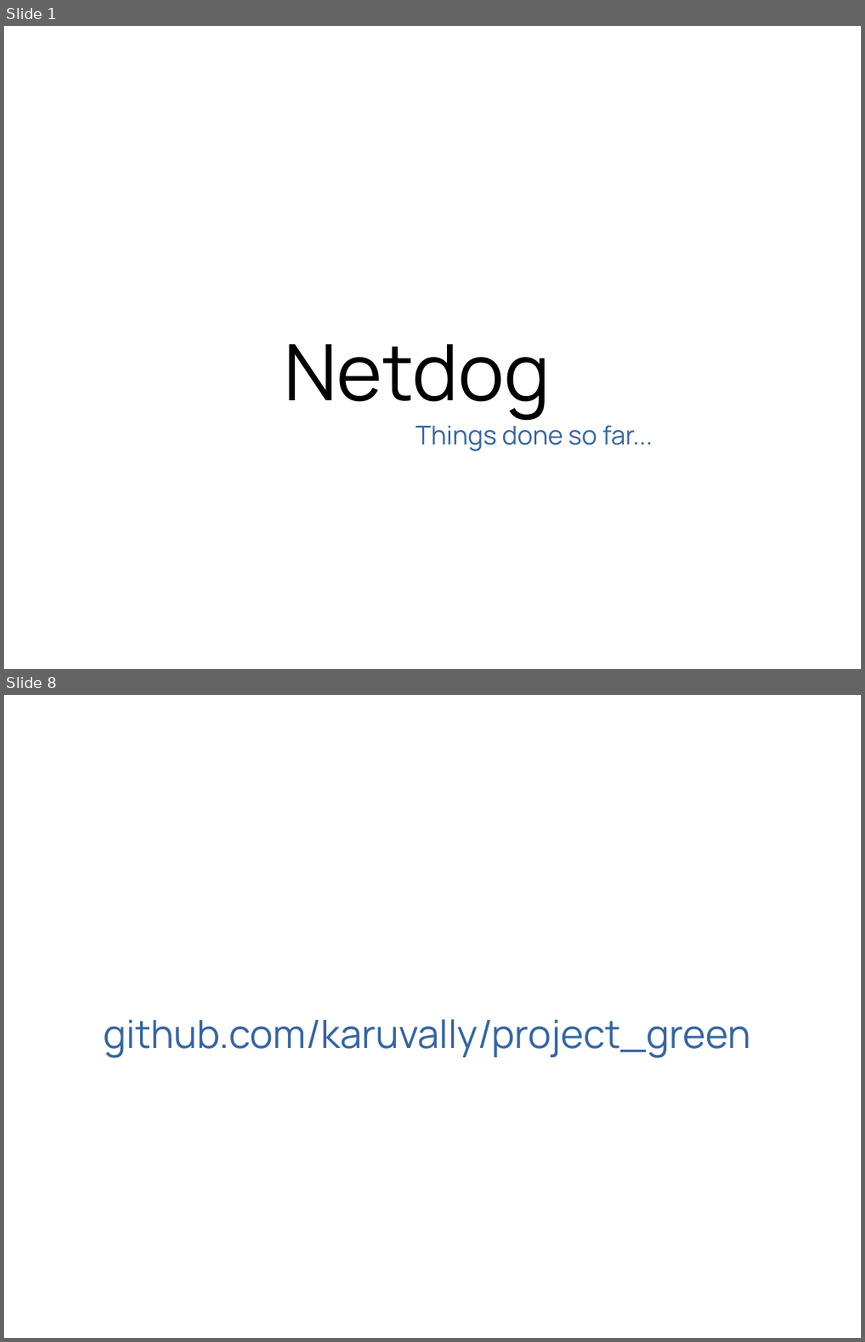
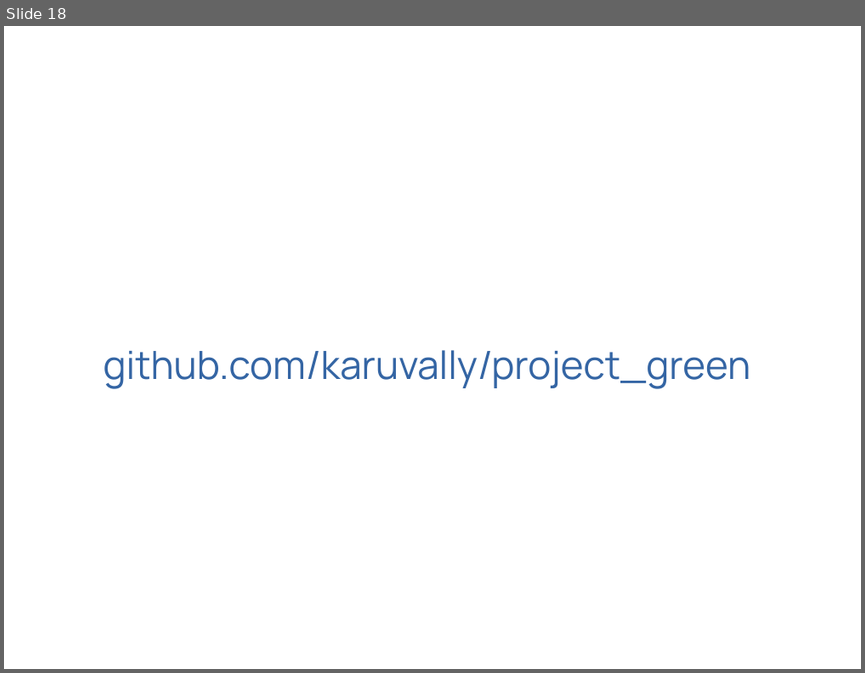
Before and after one commit to karuvally/project_green, a slide deck: docs/phase_ii/slides/review_iii.odp. Shown one above the other, each under a label of ours: slides 1 and 8 before the commit, slide 18 after it; the slides between them are not shown. The pictures are 865x1342 and 865x673 pixels, drawn with LibreOffice and Linux fonts; fonts in the diff are those of the drawing. Boxes give left, top, right and bottom in pixels: in the first picture for what was removed or moved away, otherwise in the second. Text is boxed around its words. In the diff, an @@ line names an element or a change of style, - is before the commit and + after.

```diff
--- a/docs/phase_ii/slides/review_iii.odp
+++ b/docs/phase_ii/slides/review_iii.odp
@@ slide 1 removed at (4,26,861,669), background #FFFFFF @@
@@ text removed at (284,344,550,420) @@
-Netdog
@@ text removed at (415,425,653,451) @@
-Things done so far...
@@ what was slide 8 is now slide 18 @@
```
Also in this commit, not shown: 17 slides added, 6 other slides removed, 1 other file.
